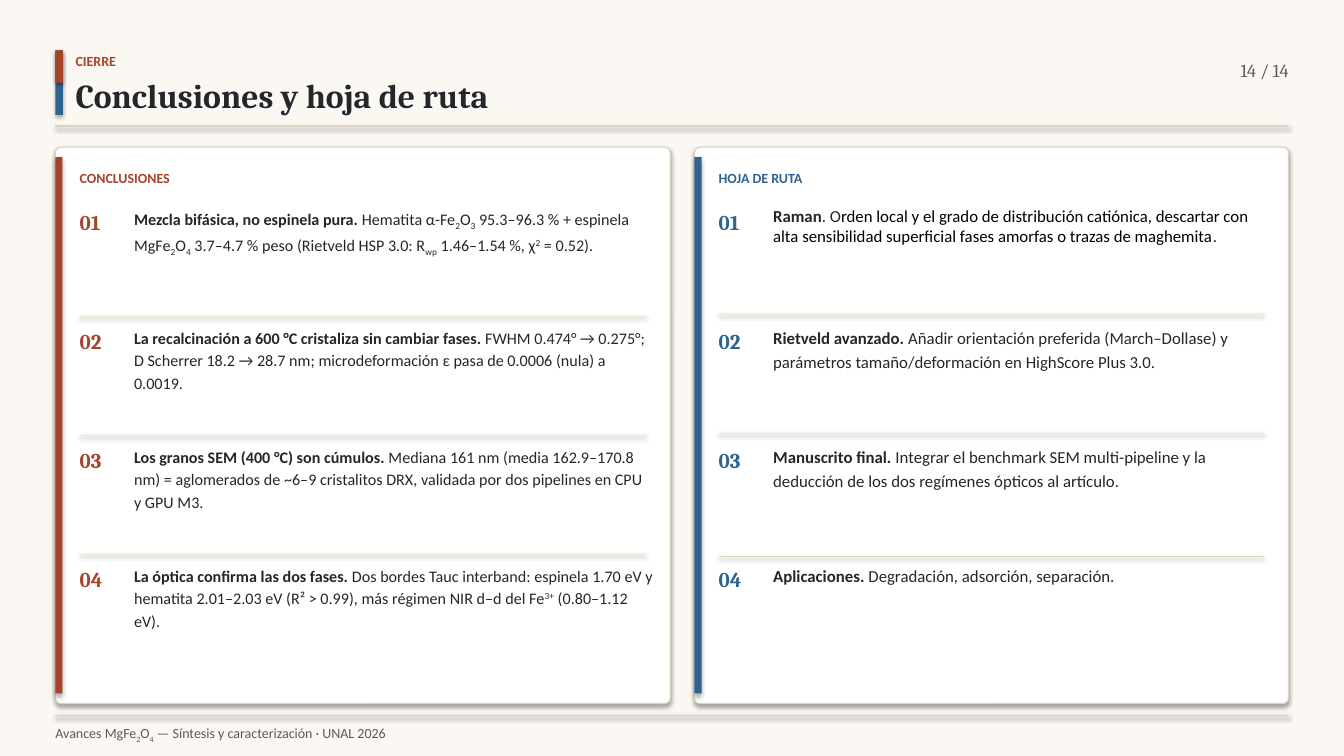
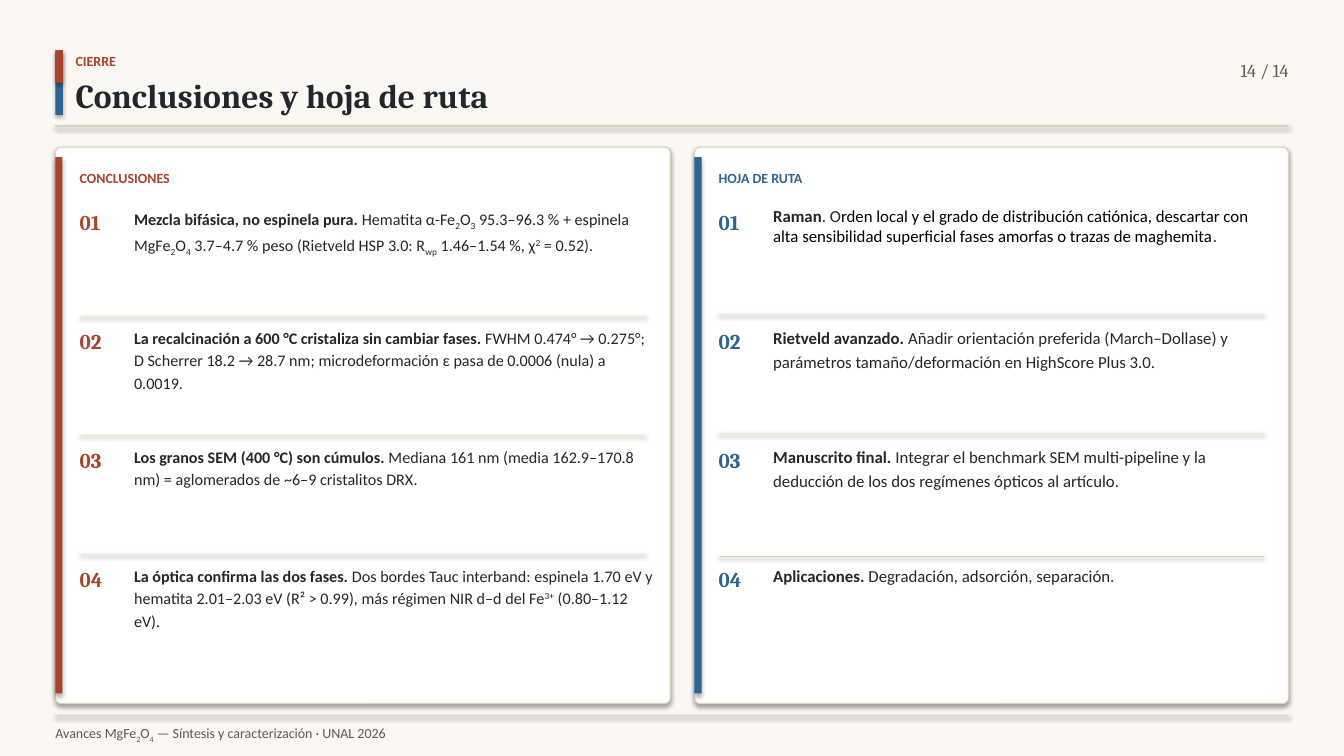
Before and after one commit to rifu-uni/tcb, a slide deck: slide 14 of article/Avances_MgFe2O4.pptx. Drawn at 1344x756 pixels with LibreOffice and Linux fonts; fonts in the diff are those of the drawing. Boxes give left, top, right and bottom in pixels: in the first picture for what was removed or moved away, otherwise in the second. Text is boxed around its words. In the diff, an @@ line names an element or a change of style, - is before the commit and + after.

```diff
--- a/article/Avances_MgFe2O4.pptx
+++ b/article/Avances_MgFe2O4.pptx
@@ text at (x1=134, y1=451, x2=633, y2=488): text changed @@
-Los granos SEM (400 °C) son cúmulos. Mediana 161 nm (media 162.9–170.8 nm) = aglomerados de ~6–9 cristalitos DRX, validada por dos pipelines en CPU y GPU M3.
+Los granos SEM (400 °C) son cúmulos. Mediana 161 nm (media 162.9–170.8 nm) = aglomerados de ~6–9 cristalitos DRX.
```
Also in this commit, not shown: 5 other slides changed, 1 other file.
